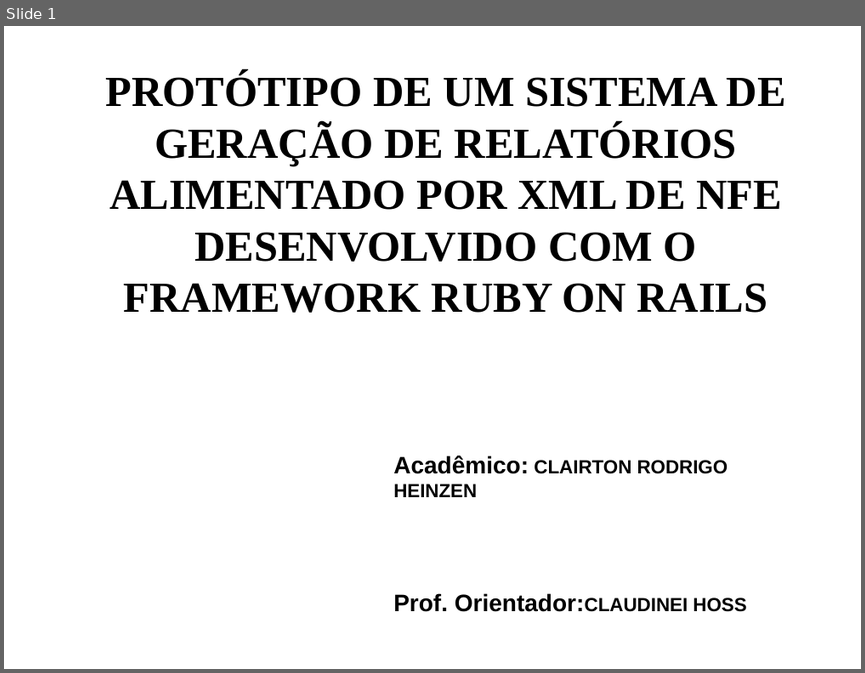
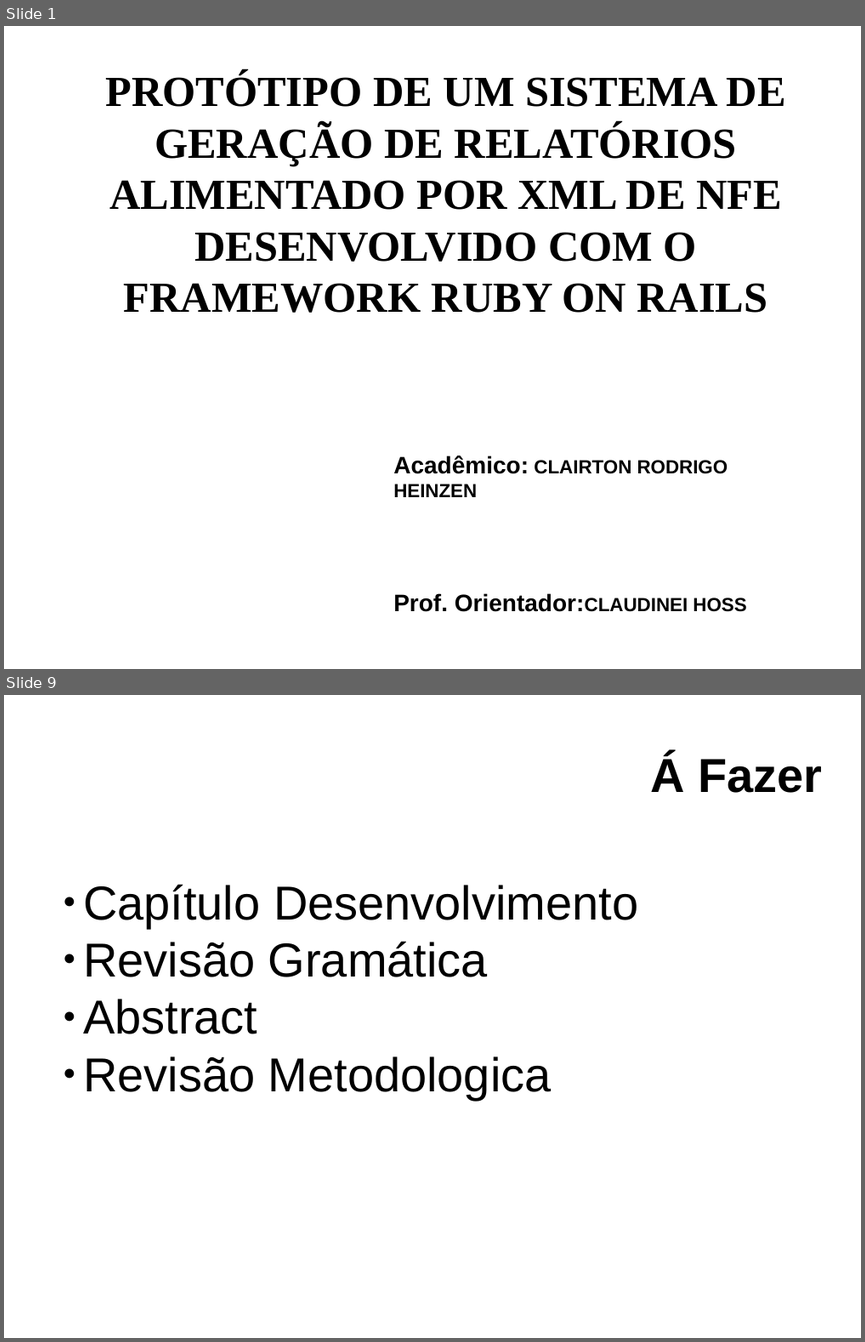
Before and after one commit to clairton/crh, a slide deck: slides.odp. Shown one above the other, each under a label of ours: slide 1 before the commit, slides 1 and 9 after it; the slides between them are not shown. The pictures are 865x673 and 865x1342 pixels, drawn with LibreOffice and Linux fonts; fonts in the diff are those of the drawing; background and template pictures are left out. Boxes give left, top, right and bottom in pixels: in the first picture for what was removed or moved away, otherwise in the second. Text is boxed around its words. In the diff, an @@ line names an element or a change of style, - is before the commit and + after.

```diff
--- a/slides.odp
+++ b/slides.odp
@@ slide 9 added at (4, 695, 861, 1338), background picture (left out) @@
@@ title added at (650, 755, 822, 793), 40 pt, text #000000, bold @@
+Á Fazer
@@ text added at (83, 884, 638, 1099), 40 pt, text #000000 @@
+● Capítulo Desenvolvimento
+● Revisão Gramática
+● Abstract
+● Revisão Metodologica
```
Also in this commit, not shown: 5 slides changed, 3 other slides added, 1 slide removed.
